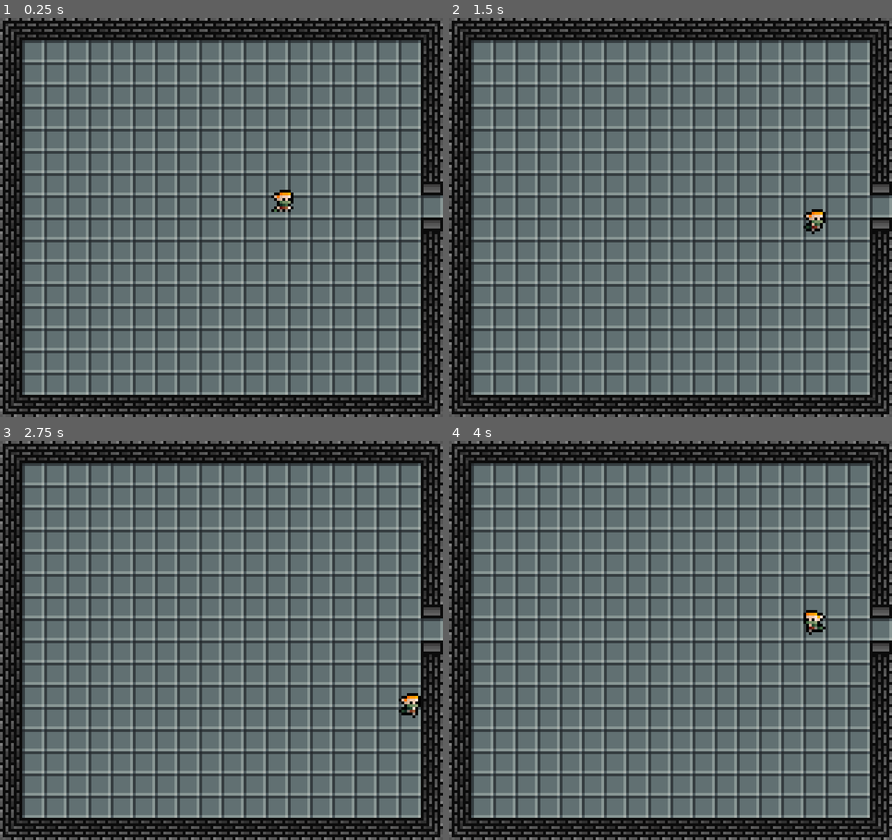
Above: before the commit, frames 1-4 (two rows, left to right).
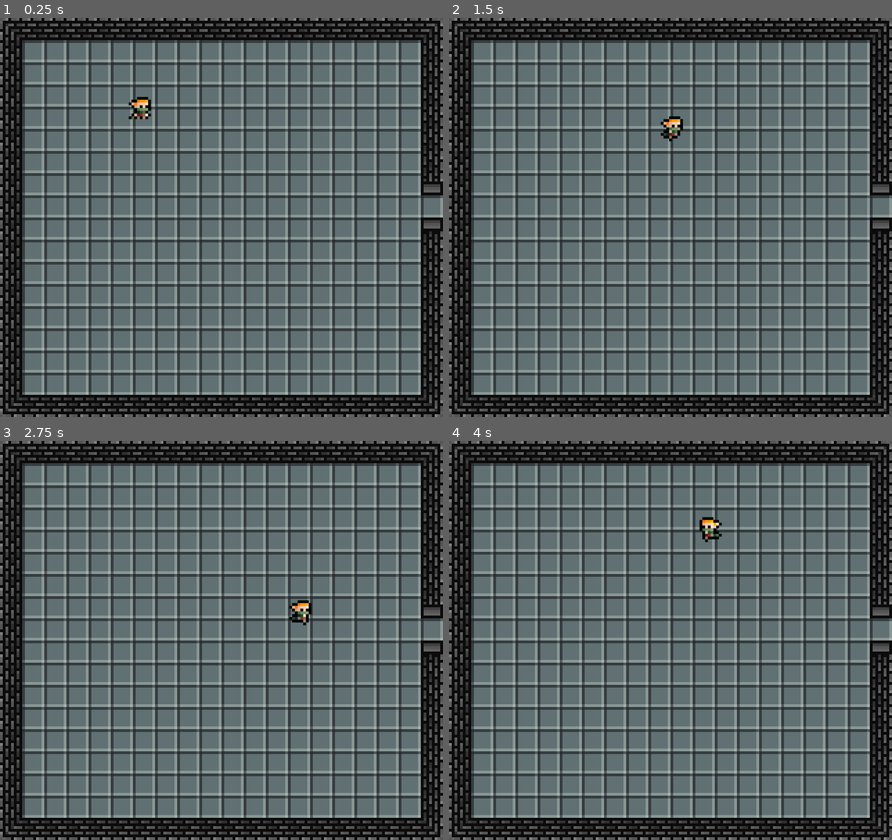
Above: after the commit, the same moments.

Repository: jcarvajal288/dungeon-looter
Game: Godot game, scene res://main.tscn
Same seed, same stepped clock (60 frames per second), same inputs: the game is played once before the commit and once after it.
Inputs:
- Up to frame 1 (0.25 s): no input
- Up to frame 2 (1.5 s): tap Enter at 0.5 s; hold Right (ui_right) 0.53-1.28 s; hold Down (ui_down) from 1.28 s (still down)
- Up to frame 3 (2.75 s): release Down (ui_down) at 2.03 s; hold Right (ui_right) from 2.03 s (still down)
- Up to frame 4 (4 s): release Right (ui_right) at 2.78 s; hold Up (ui_up) 2.78-3.53 s; hold Left (ui_left) from 3.53 s (still down)

The runs differ from the first frame. In frame 1, 0.5% of the frame differs, in the area x 29-67%, y 19-49%; in frame 2, 0.5%; in frame 3, 0.5%; in frame 4, 0.5%, in the area x 56-85%, y 19-49%.

Commit message:
Scaled up Minifantasy assets

Diff:
--- a/Actors/Ranger/Ranger.tscn
+++ b/Actors/Ranger/Ranger.tscn
@@ -4,7 +4,7 @@
 [ext_resource type="Script" uid="uid://c2uqy01wrjgk8" path="res://Actors/Ranger/ranger.gd" id="1_dn2y7"]
 
 [sub_resource type="CircleShape2D" id="CircleShape2D_bfyra"]
-radius = 3.0
+radius = 6.0
 
 [sub_resource type="Animation" id="Animation_dn2y7"]
 length = 0.001
--- a/Actors/Ranger/ranger.gd
+++ b/Actors/Ranger/ranger.gd
@@ -1,6 +1,6 @@
 class_name Ranger extends CharacterBody2D
 
-const speed = 40
+const speed = 80
 
 var facing = "SouthEast"
 
--- a/Levels/Components/RoomManager/room_manager.gd
+++ b/Levels/Components/RoomManager/room_manager.gd
@@ -19,7 +19,6 @@
 	while is_obstructed:
 		is_obstructed = check_for_collisions_at(target_position)
 		if is_obstructed:
-			print("obstructed")
 			await get_tree().physics_frame
 		else:
 			Global.player.global_position = room.get_entry_point(entry_id)
--- a/Levels/Components/RoomTransition/RoomTransition.tscn
+++ b/Levels/Components/RoomTransition/RoomTransition.tscn
@@ -3,7 +3,7 @@
 [ext_resource type="Script" uid="uid://c7v5uf7iwe5co" path="res://Levels/Components/RoomTransition/room_transition.gd" id="1_x08a5"]
 
 [sub_resource type="RectangleShape2D" id="RectangleShape2D_kwbfh"]
-size = Vector2(8.5, 8)
+size = Vector2(16, 16)
 
 [node name="RoomTransition" type="Area2D" unique_id=2069600767]
 script = ExtResource("1_x08a5")
@@ -12,5 +12,6 @@
 shape = SubResource("RectangleShape2D_kwbfh")
 
 [node name="PlayerEntryPoint" type="Marker2D" parent="." unique_id=1971202014]
-position = Vector2(8, 0)
-gizmo_extents = 4.0
+z_index = 10
+position = Vector2(16, 0)
+gizmo_extents = 8.0
--- a/Levels/Dungeon/TestRoom/TestRoom.tscn
+++ b/Levels/Dungeon/TestRoom/TestRoom.tscn
@@ -17,14 +17,14 @@
 tile_set = ExtResource("1_7lpe6")
 
 [node name="EasternExit" parent="." unique_id=2069600767 instance=ExtResource("3_jid5c")]
-position = Vector2(166, 68)
+position = Vector2(330, 136)
 next_room_path = "res://Levels/Dungeon/TestRoomEast/TestRoomEast.tscn"
 entry_id = "WesternExit"
 
 [node name="CollisionShape2D" parent="EasternExit" index="0" unique_id=167524929]
-position = Vector2(2, 0)
+position = Vector2(6, 0)
 
 [node name="PlayerEntryPoint" parent="EasternExit" index="1" unique_id=1971202014]
-position = Vector2(-7, 0)
+position = Vector2(-14, 0)
 
 [editable path="EasternExit"]
--- a/Levels/Dungeon/TestRoomEast/TestRoomEast.tscn
+++ b/Levels/Dungeon/TestRoomEast/TestRoomEast.tscn
@@ -17,11 +17,14 @@
 tile_set = ExtResource("2_my825")
 
 [node name="WesternExit" parent="." unique_id=2069600767 instance=ExtResource("3_my825")]
-position = Vector2(-7, 28)
+position = Vector2(-7, 56.03)
 next_room_path = "res://Levels/Dungeon/TestRoom/TestRoom.tscn"
 entry_id = "EasternExit"
 
 [node name="CollisionShape2D" parent="WesternExit" index="0" unique_id=167524929]
-position = Vector2(-1, 0)
+position = Vector2(-8, -0.02999878)
+
+[node name="PlayerEntryPoint" parent="WesternExit" index="1" unique_id=1971202014]
+position = Vector2(11, -0.02999878)
 
 [editable path="WesternExit"]
--- a/Levels/Dungeon/_art/dungeon.tres
+++ b/Levels/Dungeon/_art/dungeon.tres
@@ -1,50 +1,49 @@
 [gd_resource type="TileSet" format=3 uid="uid://bwiiucydbkrsi"]
 
-[ext_resource type="Texture2D" uid="uid://qlshngbaf6qd" path="res://Levels/Dungeon/_art/TilesetExpanded.png" id="1_vf054"]
+[ext_resource type="Texture2D" uid="uid://qlshngbaf6qd" path="res://Levels/Dungeon/_art/dungeon.png" id="1_vf054"]
 
-[sub_resource type="TileSetAtlasSource" id="TileSetAtlasSource_m558a"]
+[sub_resource type="TileSetAtlasSource" id="TileSetAtlasSource_8ptlu"]
 texture = ExtResource("1_vf054")
-texture_region_size = Vector2i(8, 8)
 1:1/0 = 0
-1:1/0/physics_layer_0/polygon_0/points = PackedVector2Array(-4, -4, 4, -4, 4, 4, -4, 4)
+1:1/0/physics_layer_0/polygon_0/points = PackedVector2Array(-8, -8, 8, -8, 8, 8, -8, 8)
 2:1/0 = 0
-2:1/0/physics_layer_0/polygon_0/points = PackedVector2Array(-4, -4, 4, -4, 4, 4, -4, 4)
+2:1/0/physics_layer_0/polygon_0/points = PackedVector2Array(-8, -8, 8, -8, 8, 8, -8, 8)
 3:1/0 = 0
-3:1/0/physics_layer_0/polygon_0/points = PackedVector2Array(-4, -4, 4, -4, 4, 4, -4, 4)
+3:1/0/physics_layer_0/polygon_0/points = PackedVector2Array(-8, -8, 8, -8, 8, 8, -8, 8)
 1:2/0 = 0
-1:2/0/physics_layer_0/polygon_0/points = PackedVector2Array(-4, -4, 4, -4, 4, 4, -4, 4)
+1:2/0/physics_layer_0/polygon_0/points = PackedVector2Array(-8, -8, 8, -8, 8, 8, -8, 8)
 3:2/0 = 0
-3:2/0/physics_layer_0/polygon_0/points = PackedVector2Array(-4, -4, 4, -4, 4, 4, -4, 4)
+3:2/0/physics_layer_0/polygon_0/points = PackedVector2Array(-8, -8, 8, -8, 8, 8, -8, 8)
 1:3/0 = 0
-1:3/0/physics_layer_0/polygon_0/points = PackedVector2Array(-4, -4, 4, -4, 4, 4, -4, 4)
+1:3/0/physics_layer_0/polygon_0/points = PackedVector2Array(-8, -8, 8, -8, 8, 8, -8, 8)
 2:3/0 = 0
-2:3/0/physics_layer_0/polygon_0/points = PackedVector2Array(-4, -4, 4, -4, 4, 4, -4, 4)
+2:3/0/physics_layer_0/polygon_0/points = PackedVector2Array(-8, -8, 8, -8, 8, 8, -8, 8)
 3:3/0 = 0
-3:3/0/physics_layer_0/polygon_0/points = PackedVector2Array(-4, -4, 4, -4, 4, 4, -4, 4)
+3:3/0/physics_layer_0/polygon_0/points = PackedVector2Array(-8, -8, 8, -8, 8, 8, -8, 8)
 1:5/0 = 0
-1:5/0/physics_layer_0/polygon_0/points = PackedVector2Array(-4, -4, 4, -4, 4, 4, -4, 4)
+1:5/0/physics_layer_0/polygon_0/points = PackedVector2Array(-8, -8, 8, -8, 8, 8, -8, 8)
 2:5/0 = 0
-2:5/0/physics_layer_0/polygon_0/points = PackedVector2Array(-4, -4, 4, -4, 4, 4, -4, 4)
+2:5/0/physics_layer_0/polygon_0/points = PackedVector2Array(-8, -8, 8, -8, 8, 8, -8, 8)
 3:5/0 = 0
-3:5/0/physics_layer_0/polygon_0/points = PackedVector2Array(-4, -4, 4, -4, 4, 4, -4, 4)
+3:5/0/physics_layer_0/polygon_0/points = PackedVector2Array(-8, -8, 8, -8, 8, 8, -8, 8)
 4:5/0 = 0
-4:5/0/physics_layer_0/polygon_0/points = PackedVector2Array(-4, -4, 4, -4, 4, 4, -4, 4)
+4:5/0/physics_layer_0/polygon_0/points = PackedVector2Array(-8, -8, 8, -8, 8, 8, -8, 8)
 6:5/0 = 0
-6:5/0/physics_layer_0/polygon_0/points = PackedVector2Array(-4, -4, 4, -4, 4, 4, -4, 4)
+6:5/0/physics_layer_0/polygon_0/points = PackedVector2Array(-8, -8, 8, -8, 8, 8, -8, 8)
 7:5/0 = 0
-7:5/0/physics_layer_0/polygon_0/points = PackedVector2Array(-4, -4, 4, -4, 4, 4, -4, 4)
+7:5/0/physics_layer_0/polygon_0/points = PackedVector2Array(-8, -8, 8, -8, 8, 8, -8, 8)
 8:5/0 = 0
-8:5/0/physics_layer_0/polygon_0/points = PackedVector2Array(-4, -4, 4, -4, 4, 4, -4, 4)
+8:5/0/physics_layer_0/polygon_0/points = PackedVector2Array(-8, -8, 8, -8, 8, 8, -8, 8)
 9:5/0 = 0
-9:5/0/physics_layer_0/polygon_0/points = PackedVector2Array(-4, -4, 4, -4, 4, 4, -4, 4)
+9:5/0/physics_layer_0/polygon_0/points = PackedVector2Array(-8, -8, 8, -8, 8, 8, -8, 8)
 1:6/0 = 0
-1:6/0/physics_layer_0/polygon_0/points = PackedVector2Array(-4, -4, 4, -4, 4, 4, -4, 4)
+1:6/0/physics_layer_0/polygon_0/points = PackedVector2Array(-8, -8, 8, -8, 8, 8, -8, 8)
 2:6/0 = 0
-2:6/0/physics_layer_0/polygon_0/points = PackedVector2Array(-4, -4, 4, -4, 4, 4, -4, 4)
+2:6/0/physics_layer_0/polygon_0/points = PackedVector2Array(-8, -8, 8, -8, 8, 8, -8, 8)
 3:6/0 = 0
-3:6/0/physics_layer_0/polygon_0/points = PackedVector2Array(-4, -4, 4, -4, 4, 4, -4, 4)
+3:6/0/physics_layer_0/polygon_0/points = PackedVector2Array(-8, -8, 8, -8, 8, 8, -8, 8)
 4:6/0 = 0
-4:6/0/physics_layer_0/polygon_0/points = PackedVector2Array(-4, -4, 4, -4, 4, 4, -4, 4)
+4:6/0/physics_layer_0/polygon_0/points = PackedVector2Array(-8, -8, 8, -8, 8, 8, -8, 8)
 6:6/0 = 0
 7:6/0 = 0
 8:6/0 = 0
@@ -67,6 +66,5 @@
 9:9/0 = 0
 
 [resource]
-tile_size = Vector2i(8, 8)
 physics_layer_0/collision_layer = 1
-sources/0 = SubResource("TileSetAtlasSource_m558a")
+sources/0 = SubResource("TileSetAtlasSource_8ptlu")
--- a/Levels/room.gd
+++ b/Levels/room.gd
@@ -1,6 +1,6 @@
 class_name Room extends Node2D
 
-const MAP_TILE_SIZE = 8
+const MAP_TILE_SIZE = 16
 
 
 func _ready() -> void:
--- a/project.godot
+++ b/project.godot
@@ -21,8 +21,8 @@
 
 [display]
 
-window/size/viewport_width=160
-window/size/viewport_height=144
+window/size/viewport_width=320
+window/size/viewport_height=288
 window/size/window_width_override=1600
 window/size/window_height_override=1440
 window/stretch/mode="canvas_items"
Binary file changed: Actors/Ranger/_art/Ranger.png
Binary file removed: Levels/Dungeon/_art/TilesetExpanded.png
Binary file added: Levels/Dungeon/_art/dungeon.png
Not shown, changed: Levels/Dungeon/_art/dungeon.png.import
Not shown, changed: tasks.txt
